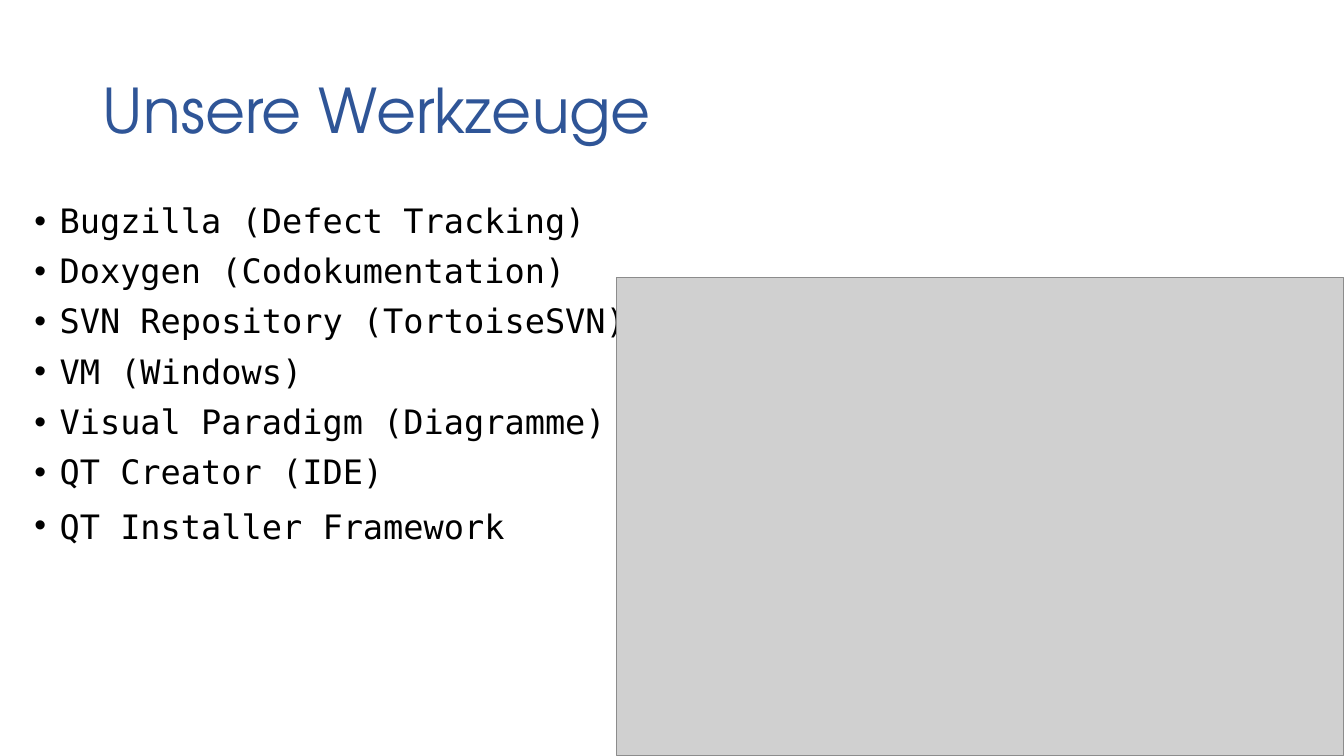
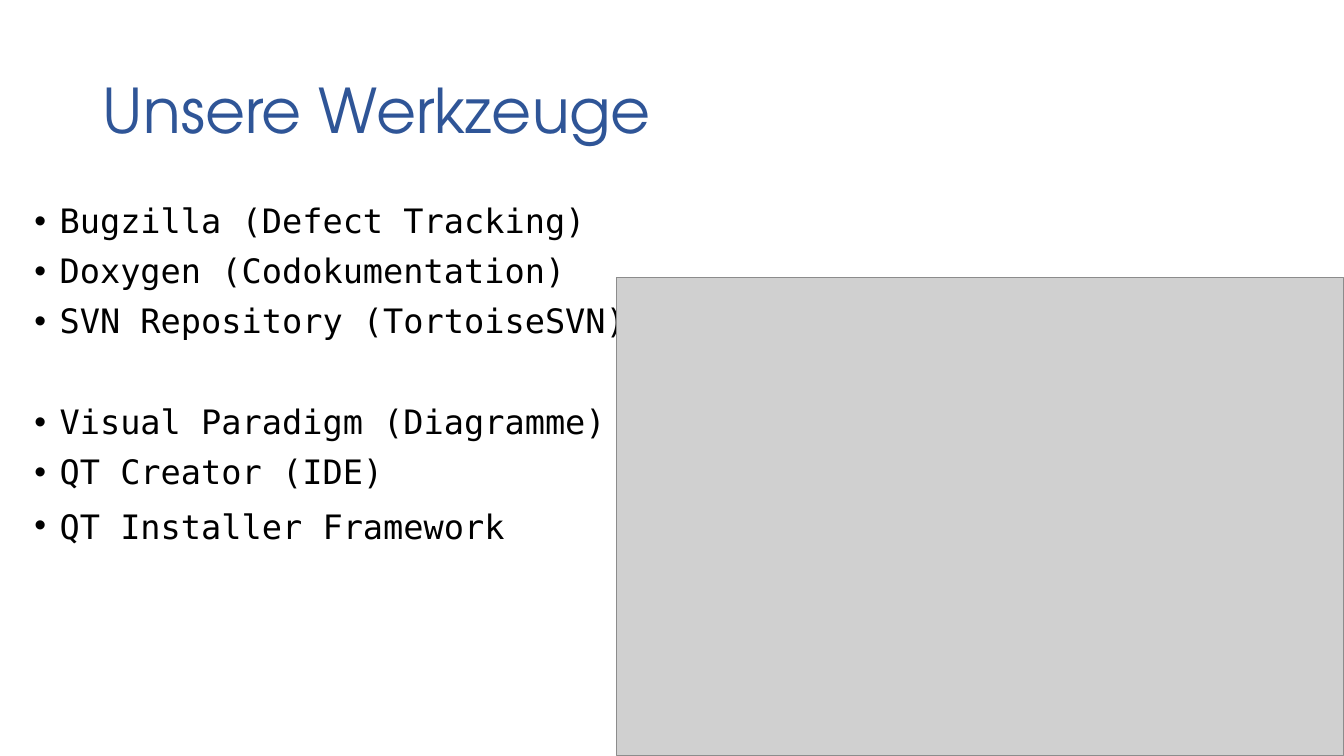
Before and after one commit to gaffli/typo, a slide deck: slide 12 of Meilensteine/MS 5/Projekt.pptx. Drawn at 1344x756 pixels with LibreOffice and Linux fonts; fonts in the diff are those of the drawing; grey boxes stand for pictures; background and template pictures are left out. Boxes give left, top, right and bottom in pixels: in the first picture for what was removed or moved away, otherwise in the second. Text is boxed around its words. In the diff, an @@ line names an element or a change of style, - is before the commit and + after.

```diff
--- a/Meilensteine/MS 5/Projekt.pptx
+++ b/Meilensteine/MS 5/Projekt.pptx
@@ text at (60, 358, 302, 389): paragraph removed @@
-• VM (Windows)
```
Also in this commit, not shown: 4 other slides changed.
